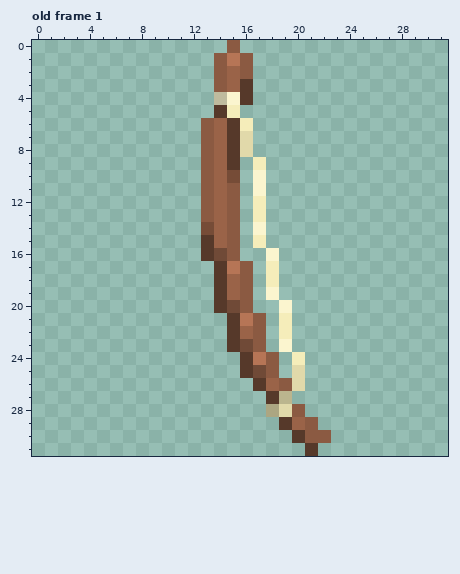
File history of a pixel-art file, Assets/TCCHD2D/Art/Sprites/Objs/spr_bow_simple.aseprite. Above is the file before it was changed.
32x32 pixels, 1 frame. Colours within 5 levels of each other are drawn and written as one. Shown: old frame 1. The commit also changed other frames, which this record leaves out.
New version:
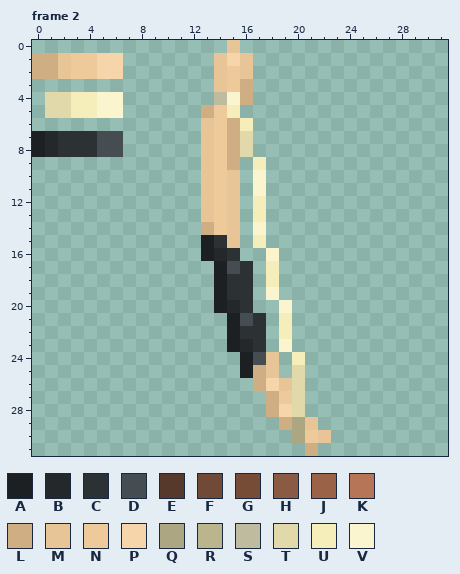
Palette (. is transparent): A #1d2023  B #24282b  C #2c3134  D #464d52  E #56392a  F #704a37  G #764c37  H #8b5a42  J #9a6348  K #b67556  L #cfae84  M #e8c596  N #eeca9a  P #f6d5aa  Q #aca682  R #bbb58e  S #bfbb9e  T #e1d9aa  U #f5edba  V #fbf5cf
A new or re-ordered frame is compared with the old frame closest to it.
Change:
frames 1 -> 2
layer "PALETTS" now shown
Changed rows in their new state; - is an unchanged pixel.
Frame 2 is new; against old frame 1, layers "PALETTS", "Layer":
first column x 0:
 0 ---------------M-------
 1 LLMNNPP-------MPM------
 2 LLMNNPP-------MNM------
 3 --------------MNL------
 4 -TTUUVV---------L------
 5 -TTUUVV------LN--------
 6 -------------MNL-------
 7 ABCCCDD------MNL-------
 8 ABCCCDD------MNL-------
 9 -------------MNL-------
10 -------------MNM-------
11 -------------MNM-------
12 -------------MNM-------
13 -------------MNM-------
14 -------------LNM-------
15 -------------ACM-------
16 -------------ABC-------
17 --------------ADC------
18 --------------ACC------
19 --------------ACC------
20 --------------ABC------
21 ---------------ADC-----
22 ---------------ACC-----
23 ---------------ABC-----
24 ----------------ADM----
25 ----------------ALM----
26 -----------------LPM---
27 ------------------LNT--
28 ------------------LPT--
29 -------------------LQM-
30 --------------------QNM
31 ---------------------L-
Where, in picture pixels (left, top, right, bottom), the same in both pictures:
changed: (201, 40, 331, 456)
added: (32, 53, 123, 157)
